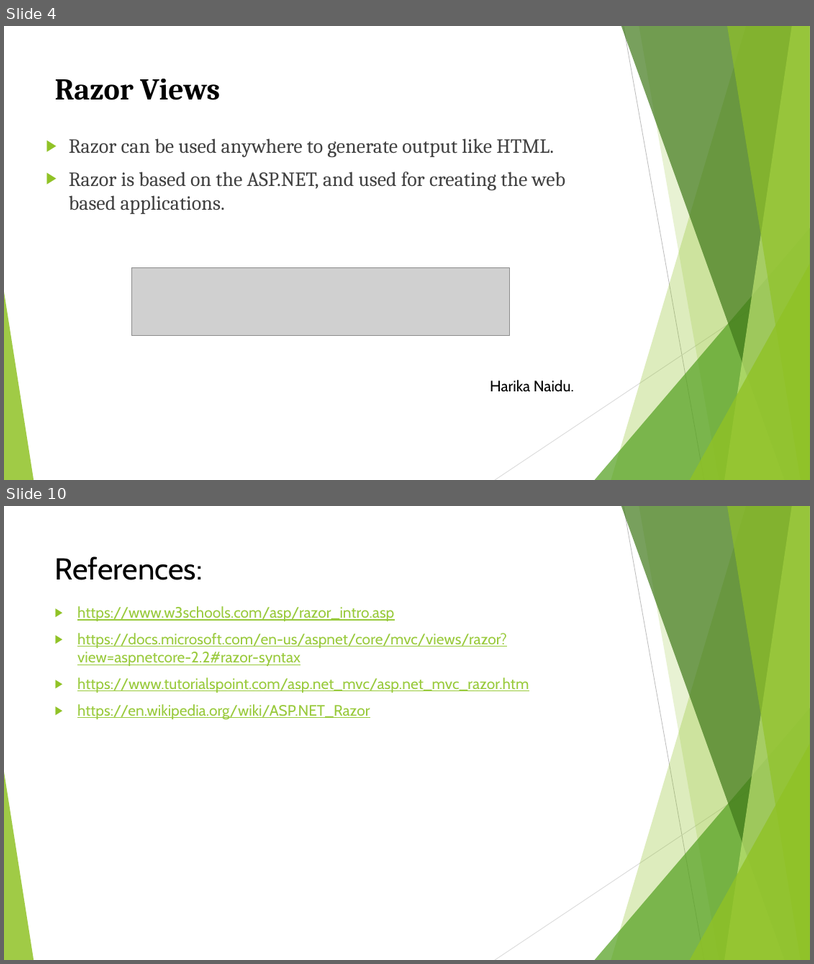
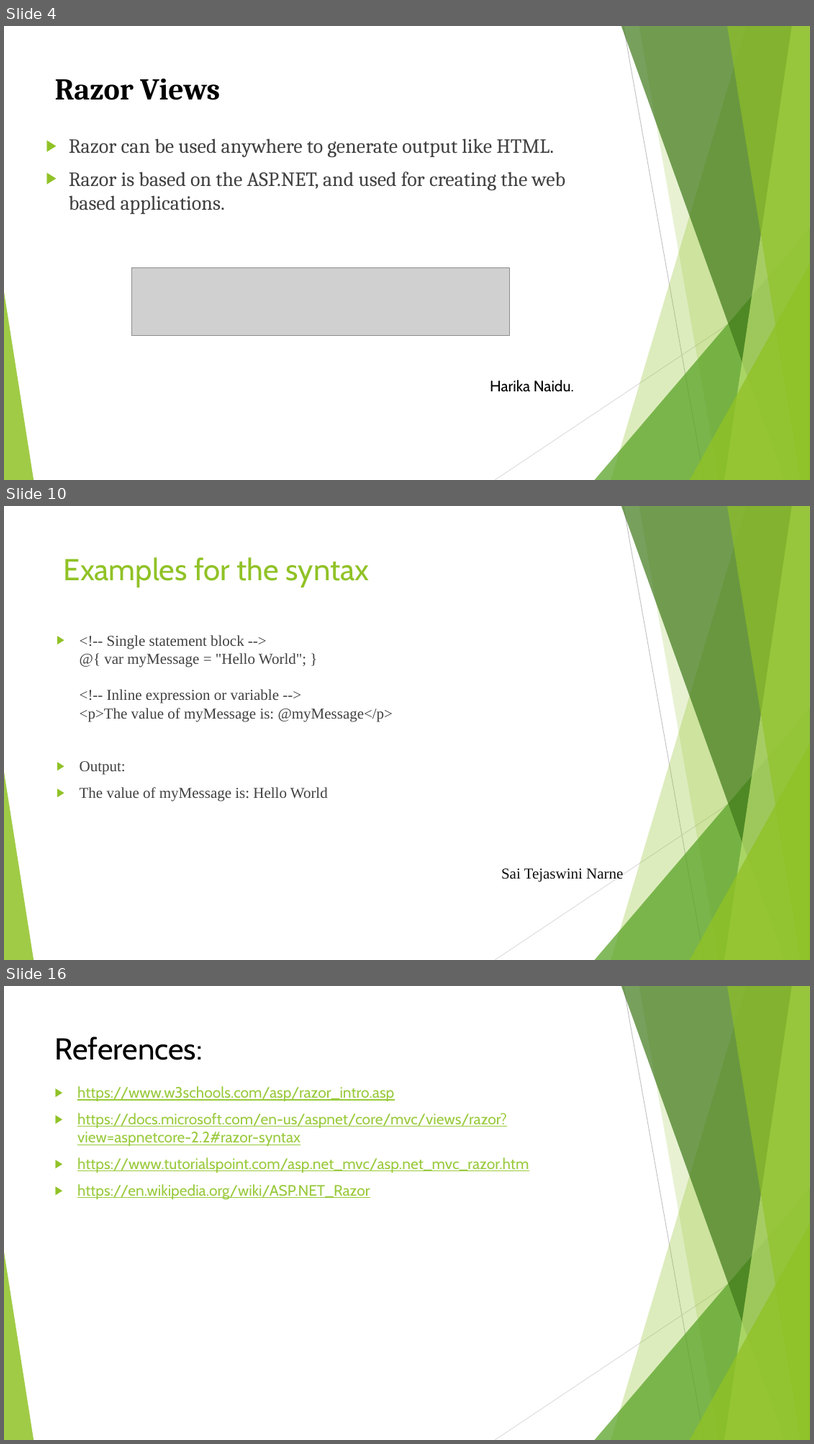
Before and after one commit to Harika1995/Razor-Views, a slide deck: Razor views.pptx. Shown one above the other, each under a label of ours: slides 4 and 10 before the commit, slides 4, 10 and 16 after it; the slides between them are not shown. The pictures are 814x964 and 814x1444 pixels, drawn with LibreOffice and Linux fonts; fonts in the diff are those of the drawing; grey boxes stand for pictures. Boxes give left, top, right and bottom in pixels: in the first picture for what was removed or moved away, otherwise in the second. Text is boxed around its words. In the diff, an @@ line names an element or a change of style, - is before the commit and + after.

Commit message:
commit changes for ppt for my slides relating the razor syntax

```diff
--- a/Razor views.pptx
+++ b/Razor views.pptx
@@ slide 10 added at <box>4,506,810,960</box>, background #FFFFFF; not listed: 10 template elements that a slide beside it also shows @@
@@ title added at <box>64,557,370,587</box>, 36 pt, text #90C226 @@
+Examples for the syntax
@@ text added at <box>80,635,393,801</box>, 18 pt, text #404040 @@
+▶ <!-- Single statement block -->
+  @{ var myMessage = "Hello World"; }
+  <!-- Inline expression or variable -->
+  <p>The value of myMessage is: @myMessage</p>
+▶ Output:
+▶ The value of myMessage is: Hello World
@@ text added at <box>502,868,623,881</box>, 18 pt, text #0D0D0D @@
+Sai Tejaswini Narne
@@ what was slide 10 is now slide 16 @@
```
Also in this commit, not shown: 6 slides changed, 7 other slides added, 2 slides removed.
